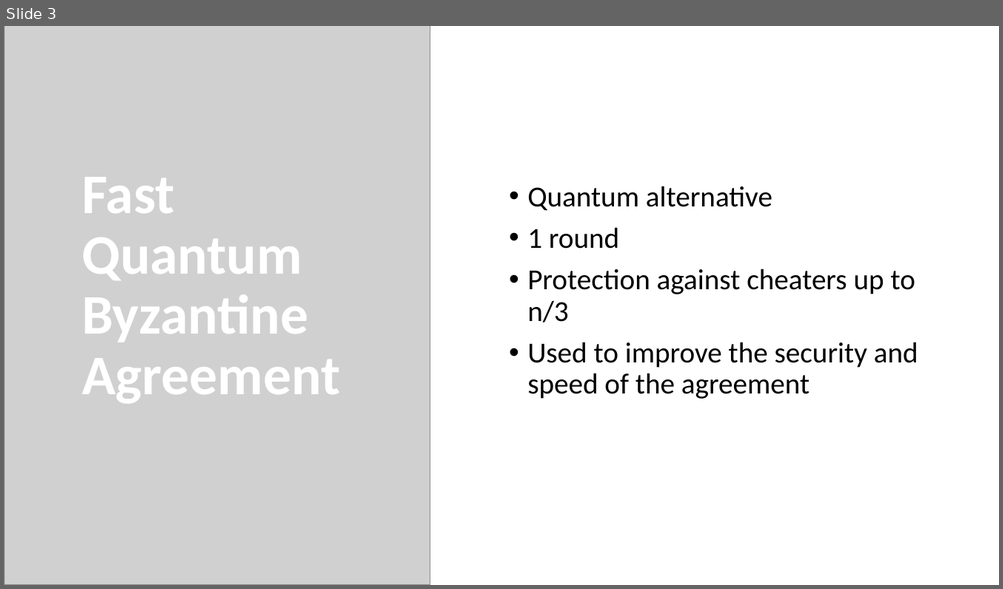
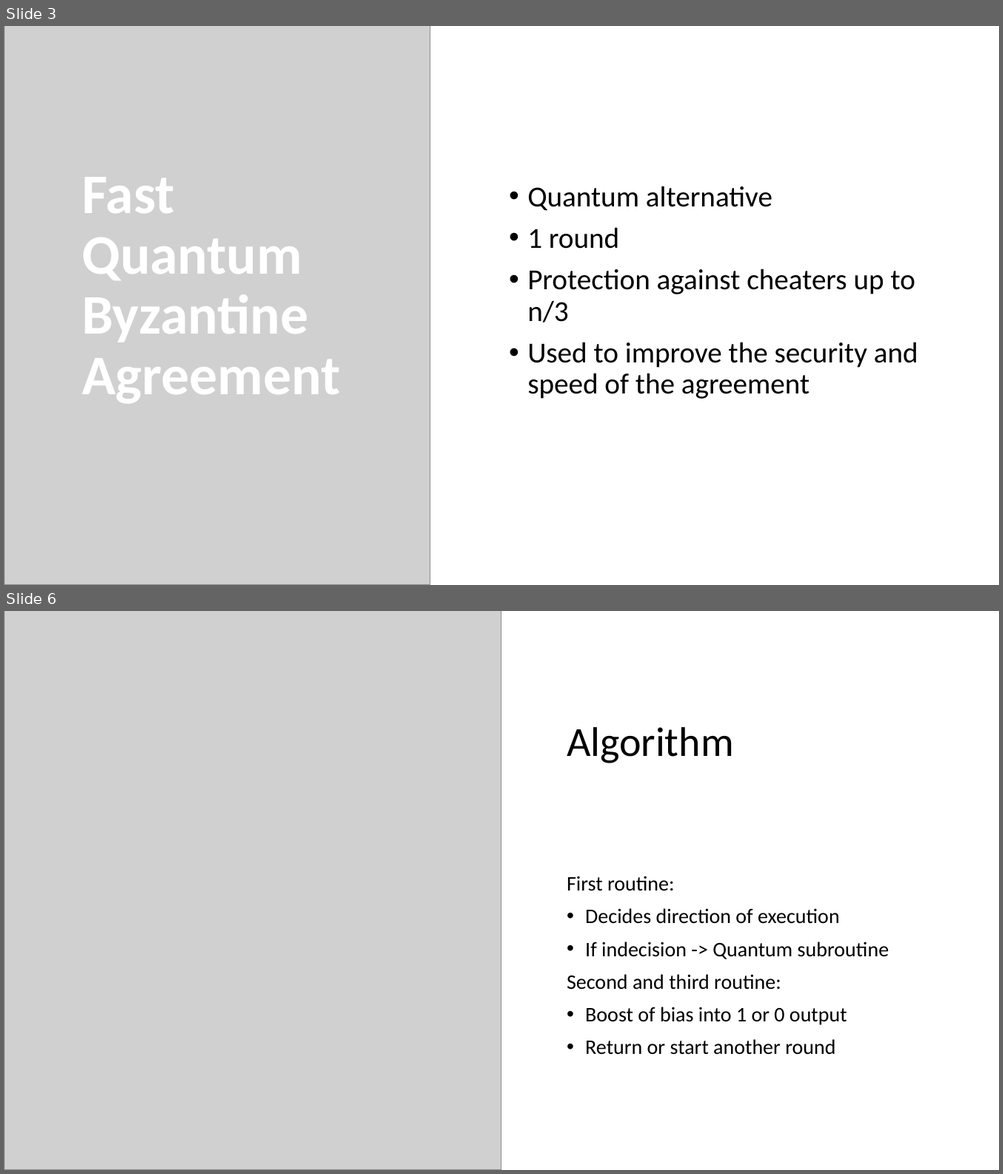
Before and after one commit to ado901/Quantum-Byzantine-Protocol, a slide deck: Fast Quantum Byzantine Agreement.pptx. Shown one above the other, each under a label of ours: slide 3 before the commit, slides 3 and 6 after it; the slides between them are not shown. The pictures are 1003x589 and 1003x1174 pixels, drawn with LibreOffice and Linux fonts; fonts in the diff are those of the drawing; grey boxes stand for pictures. Boxes give left, top, right and bottom in pixels: in the first picture for what was removed or moved away, otherwise in the second. Text is boxed around its words. In the diff, an @@ line names an element or a change of style, - is before the commit and + after.

```diff
--- a/Fast Quantum Byzantine Agreement.pptx
+++ b/Fast Quantum Byzantine Agreement.pptx
@@ slide 6 added at box(4, 611, 999, 1170), background #FFFFFF @@
@@ rectangle added at box(4, 611, 936, 1170), fill #FFFFFF @@
@@ picture added at box(4, 611, 502, 1170) @@
@@ title added at box(566, 727, 734, 763), 40 pt, text #000000 @@
+Algorithm
@@ text added at box(566, 876, 889, 1055), 20 pt, text #000000 @@
+First routine:
+• Decides direction of execution
+• If indecision -> Quantum subroutine
+Second and third routine:
+• Boost of bias into 1 or 0 output
+• Return or start another round
```
Also in this commit, not shown: 4 slides changed.
